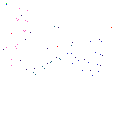
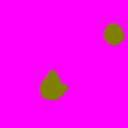
Two versions of the same layered image (128 × 128). Layer-by-layer changes:
showed "levels", painted on it over [0, 0, 128, 128]
hid "stuff", painted on it over [3, 3, 112, 89]
